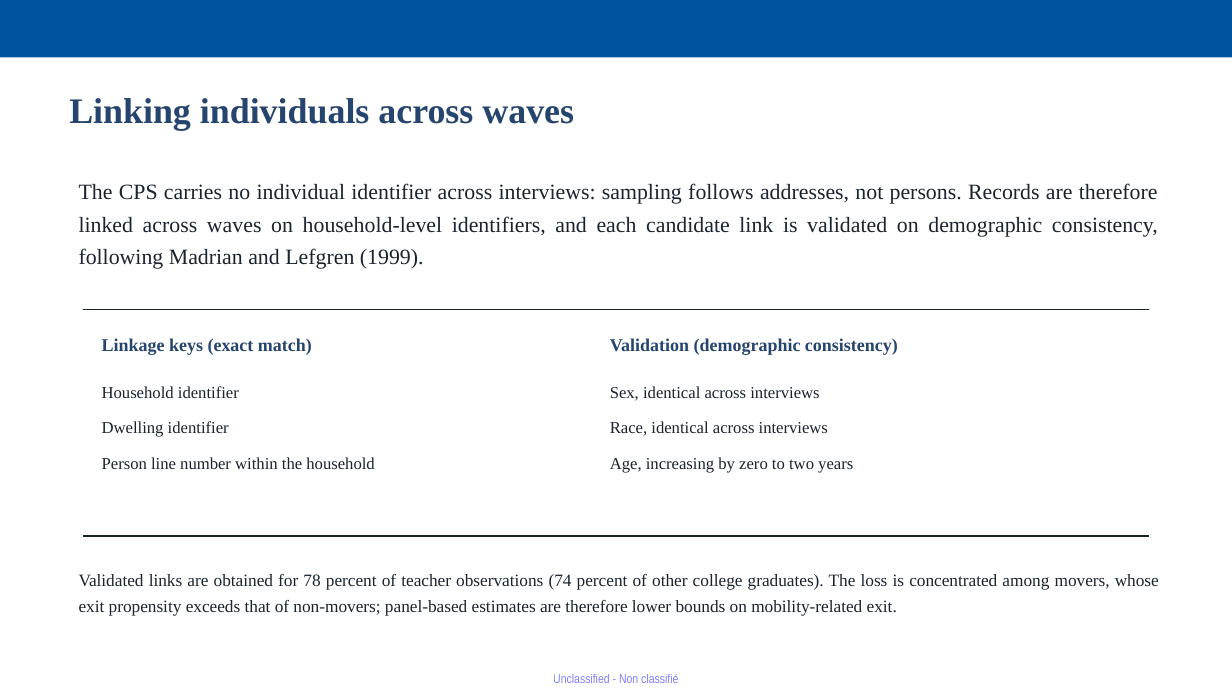
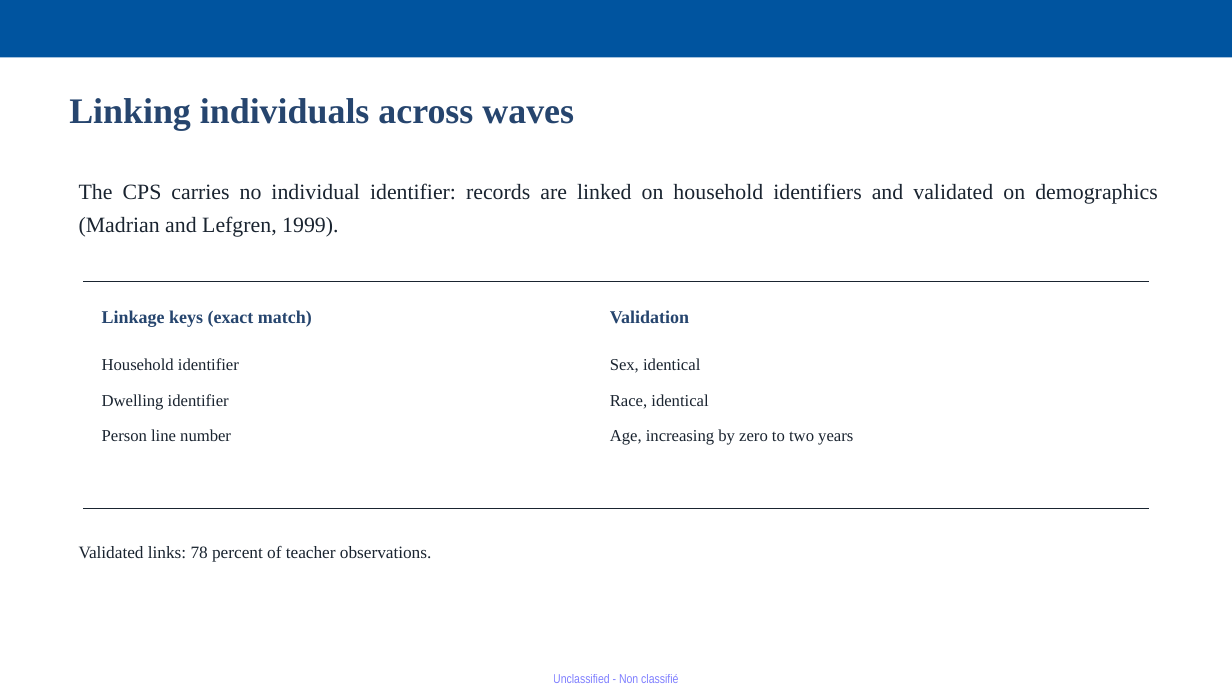
Before and after one commit to jedr1-ship-it/Alternative-Pathways----Quant, a slide deck: slide 8 of report/Proyect_US_v4.pptx. Drawn at 1232x693 pixels with LibreOffice and Linux fonts; fonts in the diff are those of the drawing. Boxes give left, top, right and bottom in pixels: in the first picture for what was removed or moved away, otherwise in the second. Text is boxed around its words. In the diff, an @@ line names an element or a change of style, - is before the commit and + after.

```diff
--- a/report/Proyect_US_v4.pptx
+++ b/report/Proyect_US_v4.pptx
@@ text at bbox=[79, 183, 1157, 237]: text changed @@
-The CPS carries no individual identifier across interviews: sampling follows addresses, not persons. Records are therefore linked across waves on household-level identifiers, and each candidate link is validated on demographic consistency, following Madrian and Lefgren (1999).
+The CPS carries no individual identifier: records are linked on household identifiers and validated on demographics (Madrian and Lefgren, 1999).
@@ text at bbox=[610, 310, 689, 324]: text changed @@
-Validation (demographic consistency)
+Validation
@@ text at bbox=[610, 358, 708, 409]: text changed @@
-Sex, identical across interviews
-Race, identical across interviews
+Sex, identical
+Race, identical
@@ text at bbox=[102, 429, 231, 441]: text changed @@
-Person line number within the household
+Person line number
@@ 3 texts, 2 lines: place and size @@
-3 texts, 2 lines at bbox=[83, 310, 1149, 536]
+3 texts, 2 lines at bbox=[83, 282, 1149, 508]
@@ text at bbox=[79, 546, 431, 562]: text changed @@
-Validated links are obtained for 78 percent of teacher observations (74 percent of other college graduates). The loss is concentrated among movers, whose exit propensity exceeds that of non-movers; panel-based estimates are therefore lower bounds on mobility-related exit.
+Validated links: 78 percent of teacher observations.
```
Also in this commit, not shown: 4 other slides changed, 1 slide added, 1 slide removed, 1 other file.
